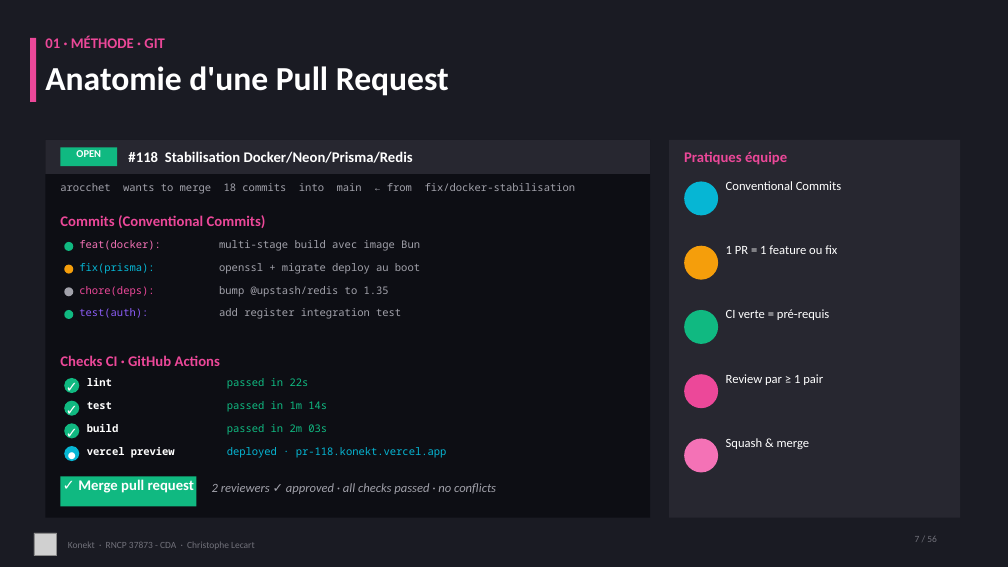
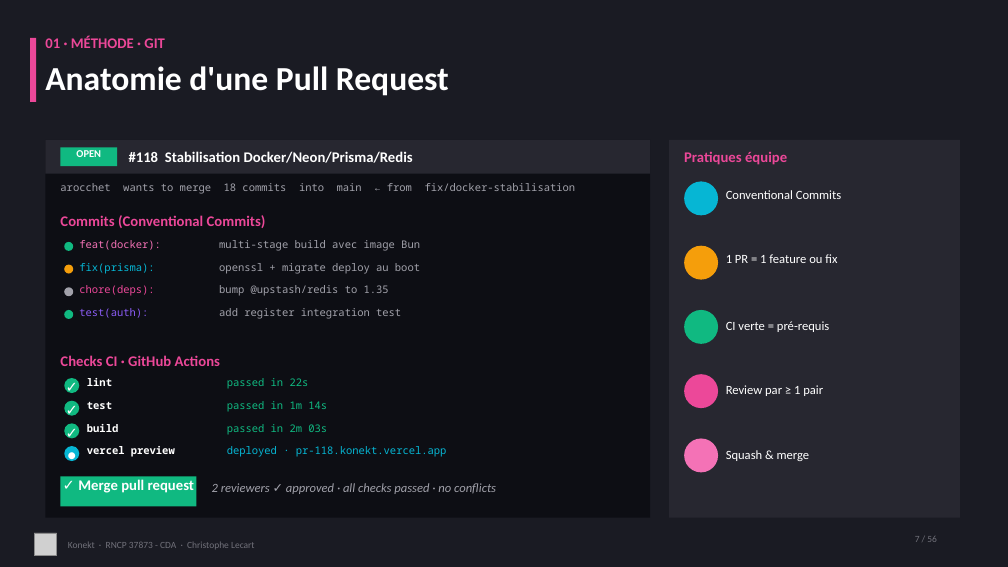
Before and after one commit to CLecart/social-network, a slide deck: slide 7 of dossier-certification/00-presentation/Konekt_RNCP_37873_Support_Visuel.pptx. Drawn at 1008x567 pixels with LibreOffice and Linux fonts; fonts in the diff are those of the drawing; grey boxes stand for pictures. Boxes give left, top, right and bottom in pixels: in the first picture for what was removed or moved away, otherwise in the second. Text is boxed around its words. In the diff, an @@ line names an element or a change of style, - is before the commit and + after.

```diff
--- a/dossier-certification/00-presentation/Konekt_RNCP_37873_Support_Visuel.pptx
+++ b/dossier-certification/00-presentation/Konekt_RNCP_37873_Support_Visuel.pptx
@@ 5 texts: place and size @@
-5 texts at bbox=[726, 181, 841, 449]
+5 texts at bbox=[726, 190, 841, 461]
```
Also in this commit, not shown: 6 other slides changed.
